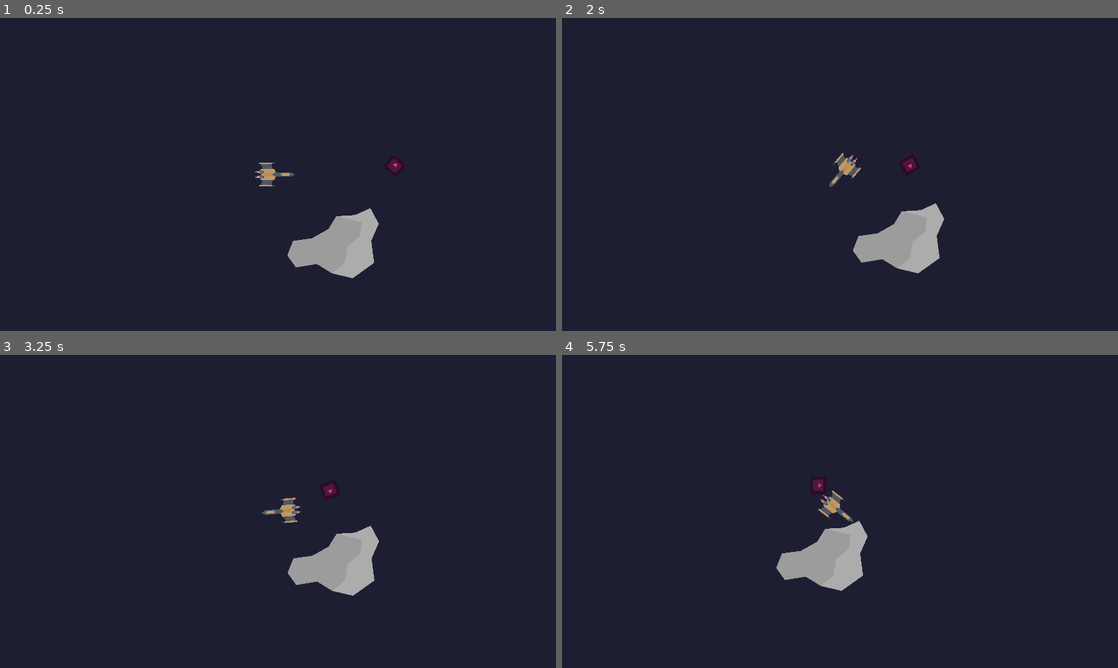
Above: before the commit, frames 1-4 (two rows, left to right).
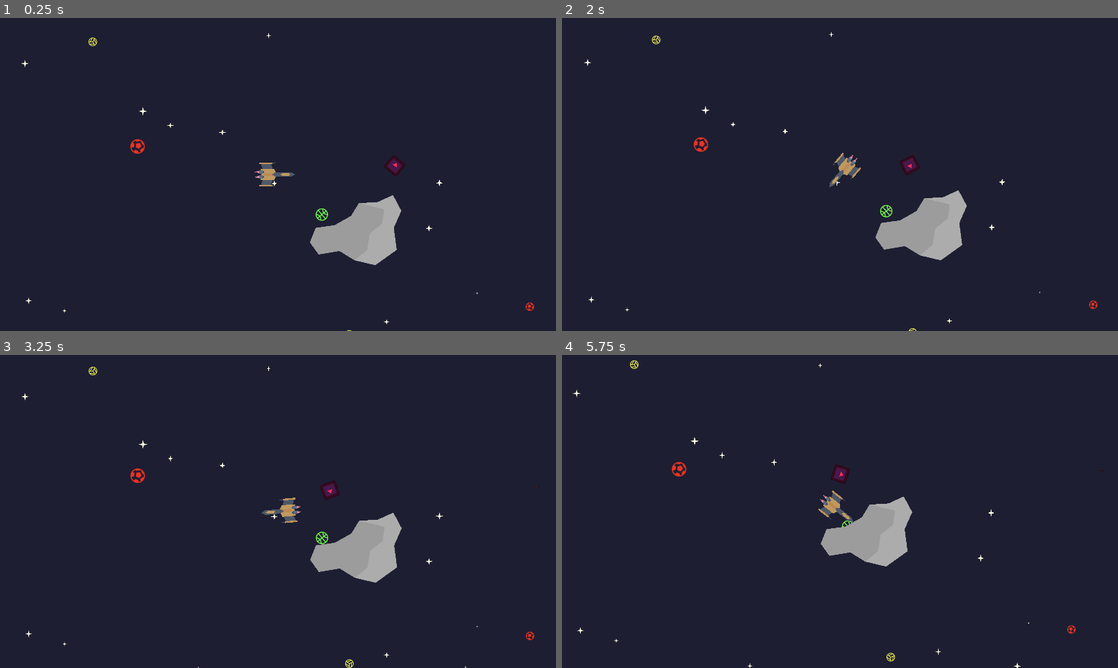
Above: after the commit, the same moments.

Repository: antax02/Ludum-Dare-58
Game: Godot game, scene res://scenes/world.tscn
Two runs of this game, one before a commit and one after it. Both use one fixed random seed, a clock stepped at 60 frames per second and the inputs below. The engine's default icon, where the game draws it, is replaced by a stand-in: a white triangle on a blue panel in a dark square.
Inputs (mouse positions are in pixels of both pictures, inside the frame that each line leads up to):
- Up to frame 1 (0.25 s): no input
- Up to frame 2 (2 s): move the mouse to (962, 158) at 0.52 s; hold D (move_right) 0.53-1.28 s; hold Right mouse button (break) 0.53-1.28 s; move the mouse to (728, 190) at 1.27 s; hold S (move_down) from 1.28 s (still down); tap Space (dash) at 1.35 s
- Up to frame 3 (3.25 s): move the mouse to (333, 442) at 2.02 s; release S (move_down) at 2.03 s; hold D (move_right) 2.03-2.78 s; click (333, 442) at 2.1 s; move the mouse to (250, 574) at 2.77 s; hold W (move_up) from 2.78 s (still down); right-click (250, 574) at 2.85 s
- Up to frame 4 (5.75 s): move the mouse to (1006, 558) at 3.52 s; release W (move_up) at 3.53 s; hold Space (dash) 3.53-4.28 s; hold A (move_left) 3.53-5.03 s; move the mouse to (673, 464) at 4.27 s; click (673, 464) at 4.35 s; move the mouse to (867, 511) at 5.02 s; hold S (move_down) from 5.03 s (still down); hold Right mouse button (break) from 5.03 s (still down)

The runs differ from the first frame. In frame 1, 2.1% of the frame differs, in the area x 3-97%, y 4-100%; in frame 2, 2.1%; in frame 3, 2.2%; in frame 4, 3.6%, in the area x 1-98%, y 1-100%.

Commit message:
Replace Asteroid01 with Enviorment scene in world
Updated the world.tscn to use the Enviorment scene instead of the Asteroid01 scene. This change updates the referenced PackedScene and node instance to improve scene organization.

Diff:
--- a/scenes/world.tscn
+++ b/scenes/world.tscn
@@ -2,7 +2,7 @@
 
 [ext_resource type="PackedScene" uid="uid://dlukhtdc5xlsr" path="res://scenes/player.tscn" id="1_nnsk1"]
 [ext_resource type="PackedScene" uid="uid://bsttj07uh4amy" path="res://scenes/enemies/enemy.tscn" id="3_4wyf3"]
-[ext_resource type="PackedScene" uid="uid://cord2n1qox8nr" path="res://scenes/enviorment/asteroid_01.tscn" id="3_k0juu"]
+[ext_resource type="PackedScene" uid="uid://dp0fvfymjk8d1" path="res://scenes/enviorment/enviorment.tscn" id="4_k0juu"]
 
 [node name="World" type="Node2D"]
 
@@ -12,5 +12,4 @@
 [node name="Enemy" parent="." instance=ExtResource("3_4wyf3")]
 position = Vector2(431, -14)
 
-[node name="Asteroid01" parent="." instance=ExtResource("3_k0juu")]
-position = Vector2(257, 279)
+[node name="Enviorment" parent="." instance=ExtResource("4_k0juu")]
